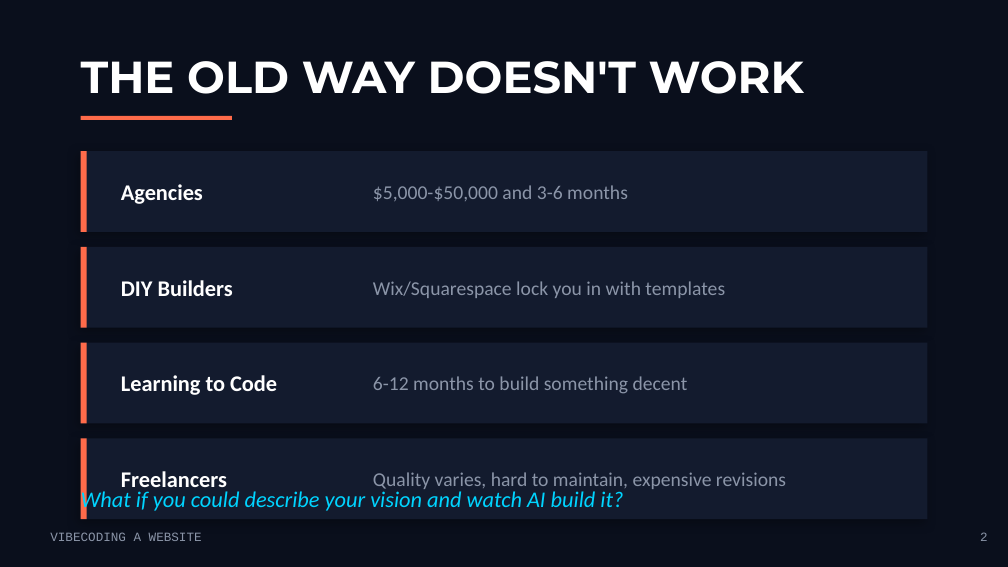
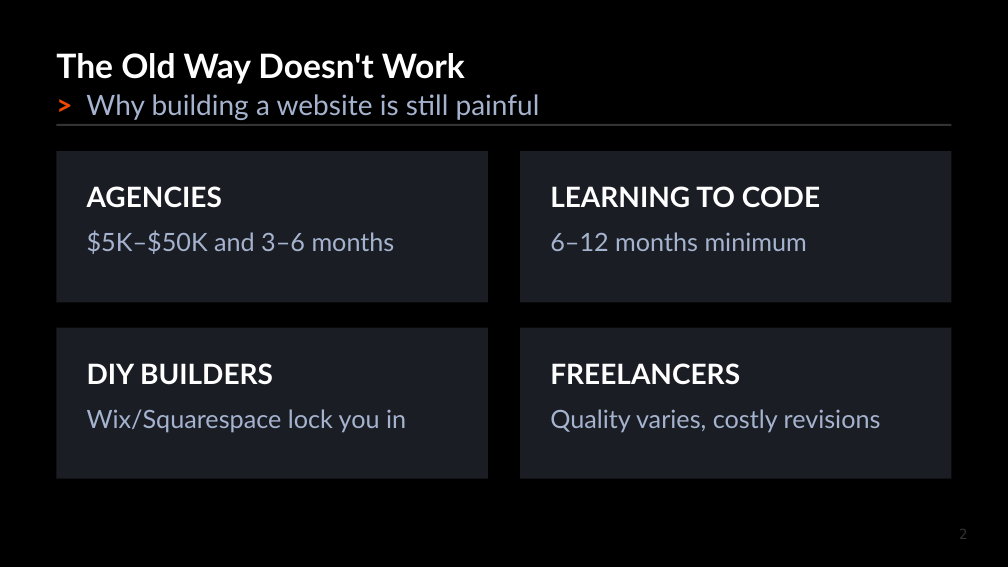
Before and after one commit to mrhinkle/VibeCoding-a-Website, a slide deck: slide 2 of course/VibeCoding-a-Website.pptx. Drawn at 1008x567 pixels with LibreOffice and Linux fonts; fonts in the diff are those of the drawing. Boxes give left, top, right and bottom in pixels: in the first picture for what was removed or moved away, otherwise in the second. Text is boxed around its words. In the diff, an @@ line names an element or a change of style, - is before the commit and + after.

```diff
--- a/course/VibeCoding-a-Website.pptx
+++ b/course/VibeCoding-a-Website.pptx
@@ background #0A0F1C to #000000 @@
@@ text at (56,53,465,84): text changed; size 32 to 24 pt; font Montserrat to Lato @@
-THE OLD WAY DOESN'T WORK
+The Old Way Doesn't Work
@@ rectangle removed at (81,116,232,120) @@
@@ text added at (86,94,540,120), 20 pt, text #A5B3CE @@
+> Why building a website is still painful
@@ rectangle: place and size @@
-rectangle at (81,151,927,232)
+rectangle at (56,124,952,126)
@@ rectangle at (56,124,952,126): fill #131B2E to #333333; shadow off @@
@@ rectangle added at (56,151,488,302), fill #1A1D24 @@
@@ rectangle removed at (81,151,87,232) @@
@@ rectangle: place and size @@
-rectangle at (81,343,927,423)
+rectangle at (520,151,952,302)
@@ rectangle at (520,151,952,302): fill #131B2E to #1A1D24; shadow off @@
@@ text at (87,186,222,208): text changed; size 16 to 20 pt; font Calibri to Lato @@
-Agencies
+AGENCIES
@@ text removed at (373,185,628,201) @@
-$5,000-$50,000 and 3-6 months
@@ text at (550,186,820,208): text changed; size 16 to 20 pt; font Calibri to Lato @@
-Learning to Code
+LEARNING TO CODE
@@ text added at (87,230,395,254), 18 pt, text #A5B3CE @@
+$5K–$50K and 3–6 months
@@ text added at (550,232,807,251), 18 pt, text #A5B3CE @@
+6–12 months minimum
@@ rectangle removed at (81,247,927,328) @@
@@ rectangle removed at (81,247,87,328) @@
@@ rectangle added at (56,328,488,479), fill #1A1D24 @@
@@ rectangle added at (520,328,952,479), fill #1A1D24 @@
@@ rectangle removed at (81,343,87,423) @@
@@ text at (87,363,273,385): text changed; size 16 to 20 pt; font Calibri to Lato @@
-DIY Builders
+DIY BUILDERS
@@ text removed at (373,376,688,394) @@
-6-12 months to build something decent
@@ text at (550,363,740,385): text changed; size 16 to 20 pt; font Calibri to Lato @@
-Freelancers
+FREELANCERS
@@ text at (87,409,406,433): text changed; size 14 to 18 pt; font Calibri to Lato; text colour #8B95A8 to #A5B3CE @@
-Wix/Squarespace lock you in with templates
+Wix/Squarespace lock you in
@@ text "Wix/Squarespace lock you in" at (87,409,406,433): vertical alignment middle to top @@
@@ text "Quality varies, costly revisions" at (550,409,881,433): vertical alignment middle to top @@
@@ text at (550,409,881,433): text changed; size 14 to 18 pt; font Calibri to Lato; text colour #8B95A8 to #A5B3CE @@
-Quality varies, hard to maintain, expensive revisions
+Quality varies, costly revisions
@@ rectangle removed at (81,438,927,519) @@
@@ rectangle removed at (81,438,87,519) @@
@@ text removed at (81,489,623,514) @@
-What if you could describe your vision and watch AI build it?
@@ text removed at (50,532,202,541) @@
-VIBECODING A WEBSITE
@@ text "2": place and size @@
-text "2" at (980,532,988,541)
+text "2" at (959,529,967,539)
@@ text "2" at (959,529,967,539): size 9 to 10 pt, font Courier New to DejaVu Sans Mono, text colour #8B95A8 to #333333 @@
```
Also in this commit, not shown: 19 other slides changed.
